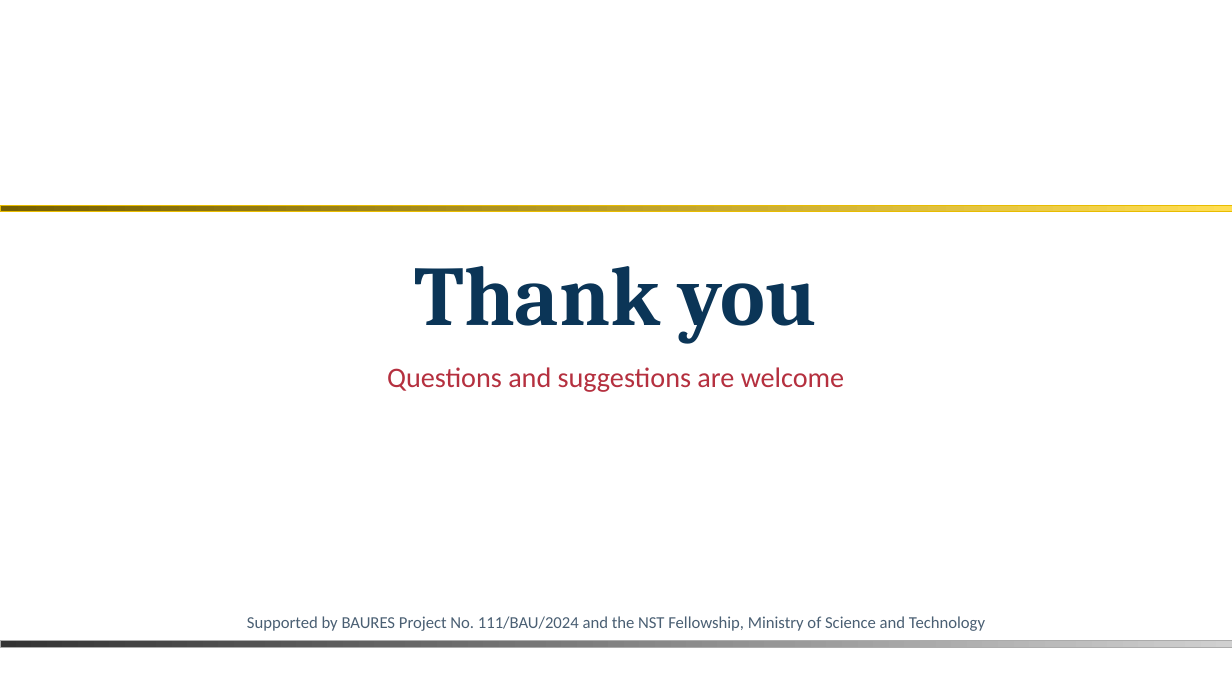
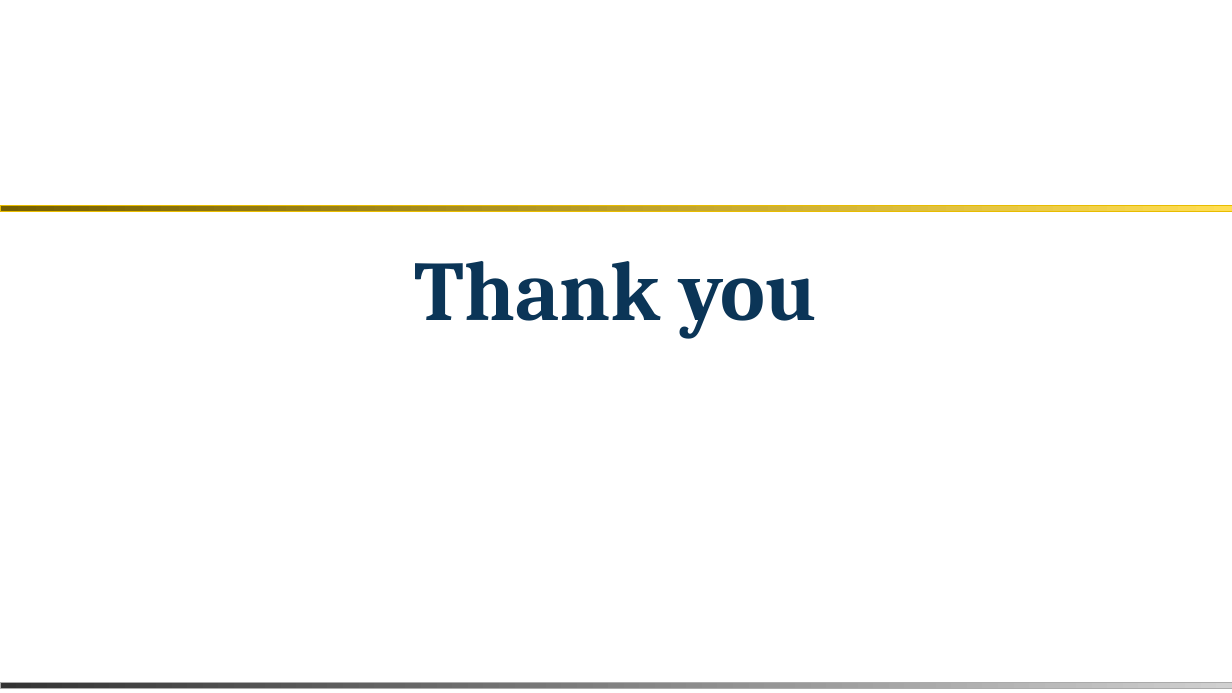
Before and after one commit to bipro-b/nm-documenents, a slide deck: slide 34 of docs/Nisha_MS_Thesis_Defence.pptx (slide 37 before the commit). Drawn at 1232x693 pixels with LibreOffice and Linux fonts; fonts in the diff are those of the drawing; background and template pictures are left out. Boxes give left, top, right and bottom in pixels: in the first picture for what was removed or moved away, otherwise in the second. Text is boxed around its words. In the diff, an @@ line names an element or a change of style, - is before the commit and + after.

```diff
--- a/docs/Nisha_MS_Thesis_Defence.pptx
+++ b/docs/Nisha_MS_Thesis_Defence.pptx
@@ text "Thank you": place and size @@
-text "Thank you" at (414,266,817,343)
+text "Thank you" at (414,261,817,339)
@@ text removed at (387,367,844,392) @@
-Questions and suggestions are welcome
@@ text removed at (247,616,985,631) @@
-Supported by BAURES Project No. 111/BAU/2024 and the NST Fellowship, Ministry of Science and Technology
@@ rectangle: place and size @@
-rectangle at (0,640,1232,647)
+rectangle at (0,682,1232,689)
```
Also in this commit, not shown: 31 other slides changed, 3 slides removed, 2 other files.
